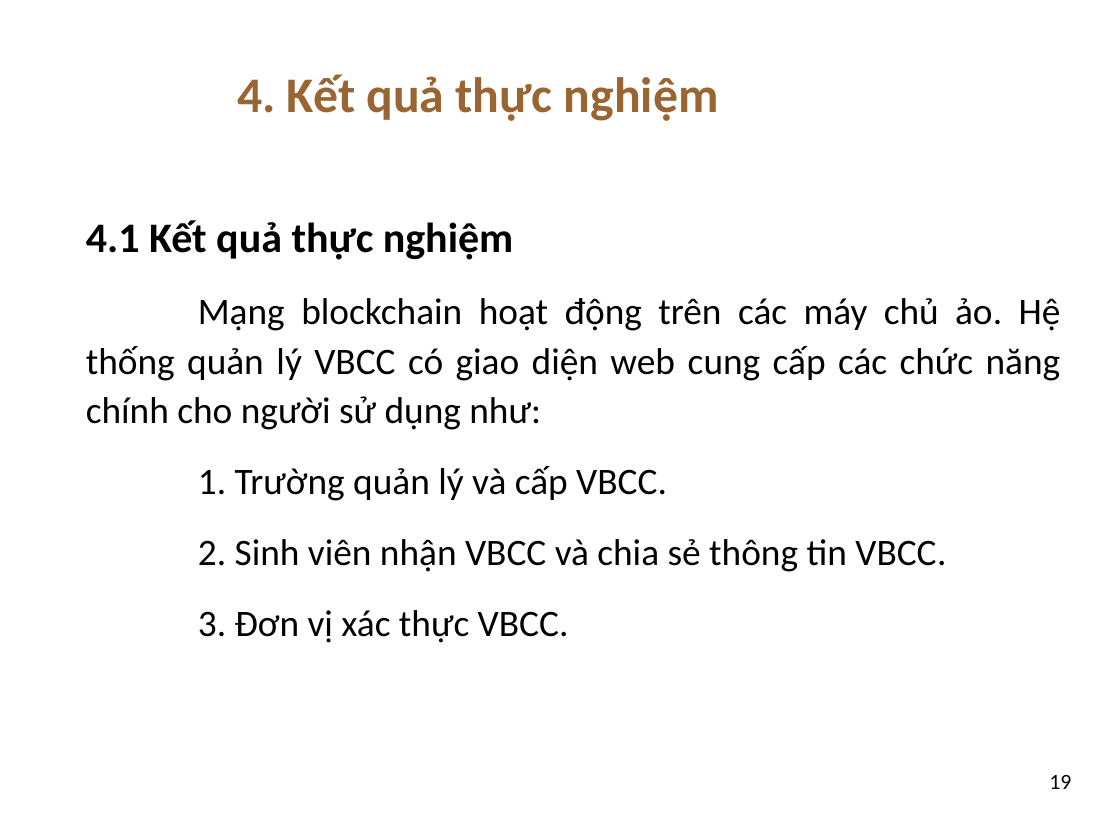
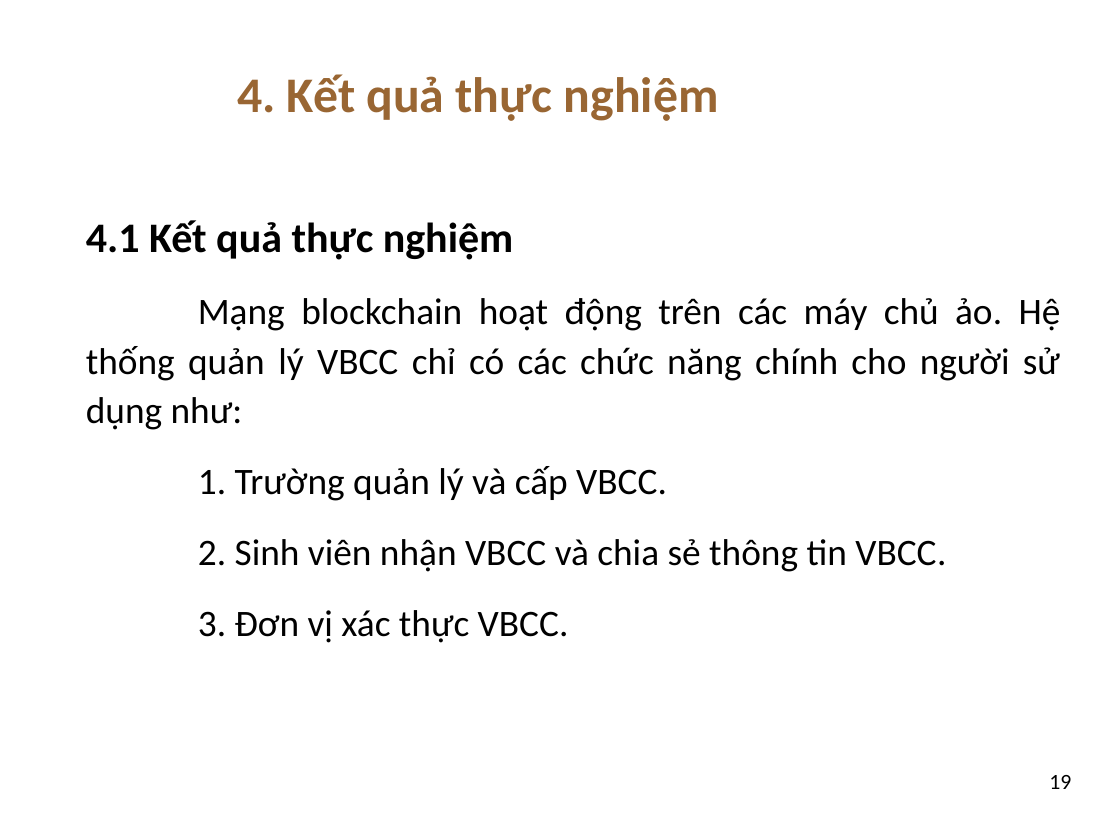
Before and after one commit to dtdungm/blockchain-vbcc, a slide deck: slide 19 of luan_van.pptx. Drawn at 1120x840 pixels with LibreOffice and Linux fonts; fonts in the diff are those of the drawing; background and template pictures are left out. Boxes give left, top, right and bottom in pixels: in the first picture for what was removed or moved away, otherwise in the second. Text is boxed around its words. In the diff, an @@ line names an element or a change of style, - is before the commit and + after.

```diff
--- a/luan_van.pptx
+++ b/luan_van.pptx
@@ text at bbox=[86, 298, 1061, 430]: text changed @@
-    Mạng blockchain hoạt động trên các máy chủ ảo. Hệ thống quản lý VBCC có giao diện web cung cấp các chức năng chính cho người sử dụng như:
+    Mạng blockchain hoạt động trên các máy chủ ảo. Hệ thống quản lý VBCC chỉ có các chức năng chính cho người sử dụng như:
```
Also in this commit, not shown: 2 other slides changed, 1 other file.
